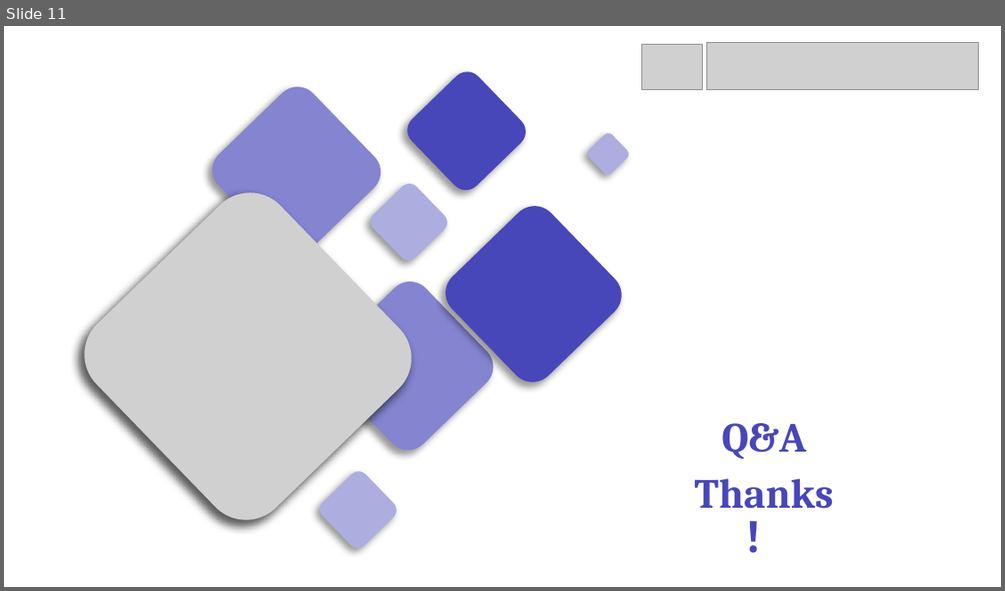
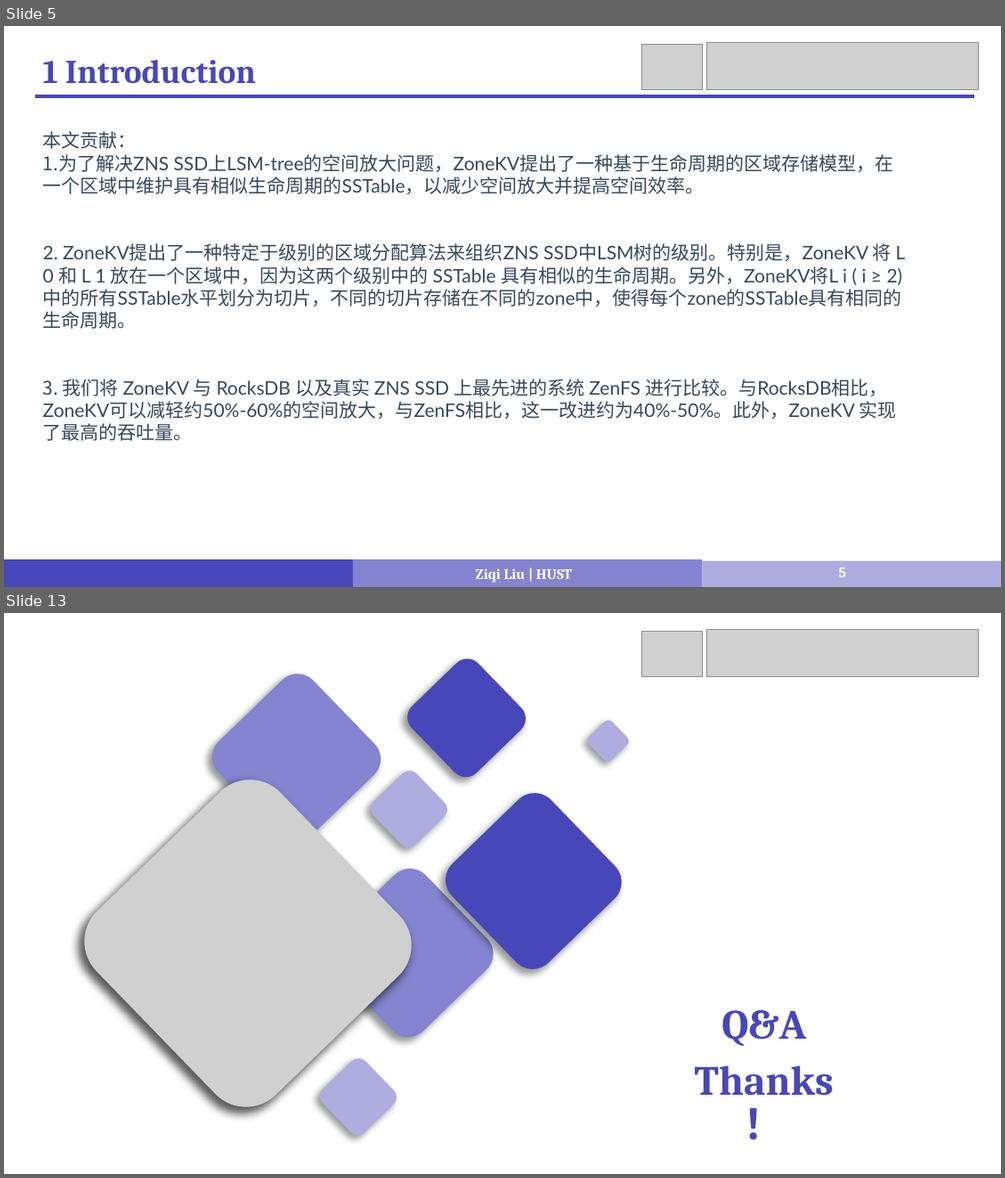
Before and after one commit to LiuziqiOvO/md, a slide deck: Paper/报告/5_ZoneKV .pptx. Shown one above the other, each under a label of ours: slide 11 before the commit, slides 5 and 13 after it; the slides between them are not shown. The pictures are 1005x591 and 1005x1178 pixels, drawn with LibreOffice and Linux fonts; fonts in the diff are those of the drawing; grey boxes stand for pictures. Boxes give left, top, right and bottom in pixels: in the first picture for what was removed or moved away, otherwise in the second. Text is boxed around its words. In the diff, an @@ line names an element or a change of style, - is before the commit and + after.

```diff
--- a/Paper/报告/5_ZoneKV .pptx
+++ b/Paper/报告/5_ZoneKV .pptx
@@ slide 5 added at (x1=4, y1=26, x2=1001, y2=587), background #FFFFFF @@
@@ picture added at (x1=642, y1=44, x2=702, y2=89) @@
@@ picture added at (x1=707, y1=42, x2=979, y2=89) @@
@@ text added at (x1=43, y1=60, x2=256, y2=84), 32 pt, text #4747BA, bold @@
+1 Introduction
@@ line added from (35, 96) to (975, 96), #4747BA 3 pt @@
@@ text added at (x1=43, y1=131, x2=906, y2=441), 18 pt, text #34495E @@
+本文贡献：
+1. 为了解决ZNS SSD上LSM-tree的空间放大问题，ZoneKV提出了一种基于生命周期的区域存储模型，在一个区域中维护具有相似生命周期的SSTable，以减少空间放大并提高空间效率。
+2. ZoneKV提出了一种特定于级别的区域分配算法来组织ZNS SSD中LSM树的级别。特别是，ZoneKV 将 L 0 和 L 1 放在一个区域中，因为这两个级别中的 SSTable 具有相似的生命周期。另外，ZoneKV将L i ( i ≥ 2)中的所有SSTable水平划分为切片，不同的切片存储在不同的zone中，使得每个zone的SSTable具有相同的生命周期。
+3. 我们将 ZoneKV 与 RocksDB 以及真实 ZNS SSD 上最先进的系统 ZenFS 进行比较。与RocksDB相比，ZoneKV可以减轻约50%-60%的空间放大，与ZenFS相比，这一改进约为40%-50%。此外，ZoneKV 实现了最高的吞吐量。
@@ rectangle added at (x1=4, y1=559, x2=353, y2=587), fill #4747BA @@
@@ rectangle added at (x1=353, y1=559, x2=703, y2=587), fill #8484D1 @@
@@ text added at (x1=476, y1=569, x2=572, y2=582), 14 pt, text #FFFFFF, bold @@
+Ziqi Liu | HUST
@@ rectangle added at (x1=702, y1=561, x2=1001, y2=587), fill #ADADE0 @@
@@ page number added at (x1=839, y1=567, x2=846, y2=577), 14 pt, text #FFFFFF, bold @@
+5
@@ what was slide 11 is now slide 13 @@
```
Also in this commit, not shown: 14 slides changed, 6 other slides added, 12 slides removed, 3 other files.
